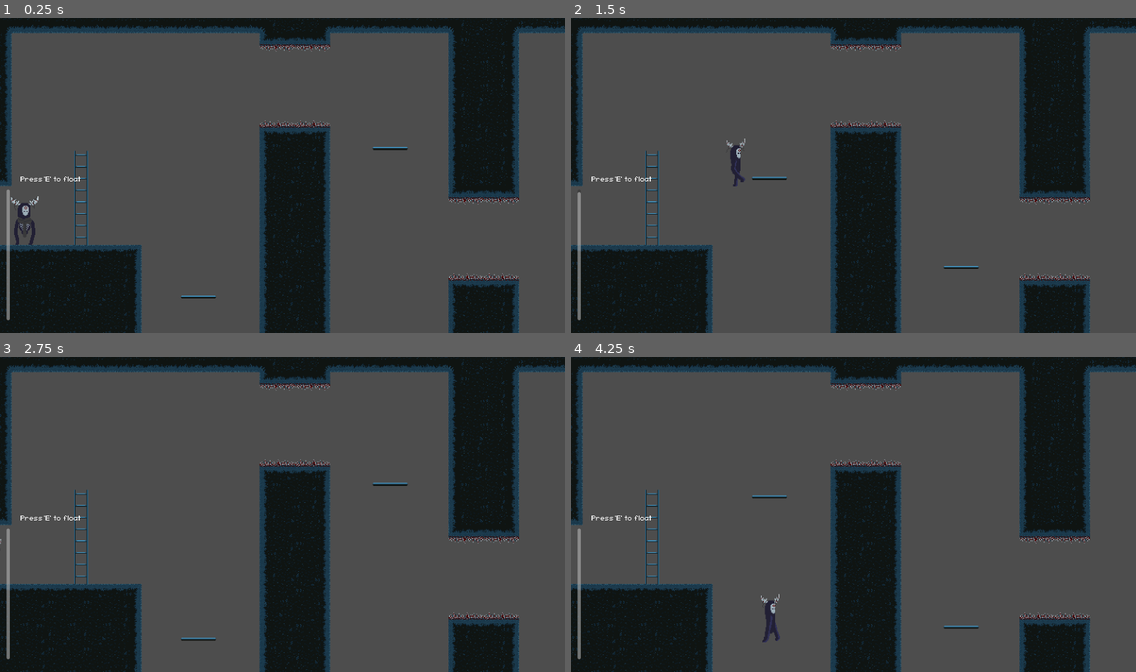
Above: before the commit, frames 1-4 (two rows, left to right).
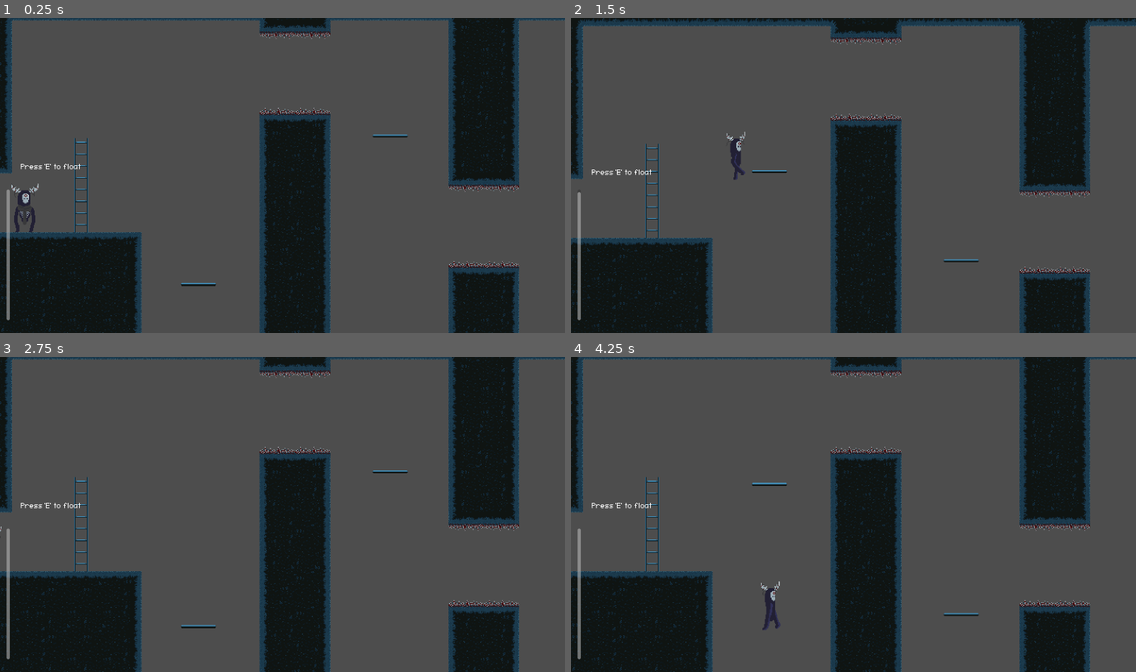
Above: after the commit, the same moments.

Repository: MikeG7v1/Lone-Ghost
Game: Godot game, scene res://scenes/levels/LEVEL_1.tscn
The game is run twice, just before and just after one commit, with the same random seed, the same clock (stepped at 60 frames per second) and the same inputs.
Inputs:
- Up to frame 1 (0.25 s): no input
- Up to frame 2 (1.5 s): tap E (floating) at 0.5, 0.6, 1.25, 1.35 s; hold Right (move_right) from 0.53 s (still down); tap Space (jump) at 0.77 s
- Up to frame 3 (2.75 s): tap Space (jump) at 1.52 s; tap E (floating) at 2, 2.1 s; release Right (move_right) at 2.03 s; hold Left (move_left) from 2.03 s (still down)
- Up to frame 4 (4.25 s): tap E (floating) at 2.75, 2.85, 3.5, 3.6 s; release Left (move_left) at 2.78 s; hold Right (move_right) from 2.78 s (still down); tap Space (jump) at 3.02, 3.77 s

The runs differ from the first frame. In frame 1, 12% of the frame differs, in the area x 0-100%, y 0-100%; in frame 2, 10%; in frame 3, 12%; in frame 4, 12%.

Commit message:
added event bus, changed how camera works
yes

Diff:
--- a/test-level-d/project.godot
+++ b/test-level-d/project.godot
@@ -18,6 +18,10 @@
 run/main_scene="uid://bfmj44fgnd3xl"
 config/features=PackedStringArray("4.6", "GL Compatibility")
 config/icon="res://icon.svg"
+
+[autoload]
+
+EventBus="*uid://cwusd7xnkywcm"
 
 [display]
 
--- /dev/null
+++ b/test-level-d/scenes/areas/room_area.tscn
@@ -0,0 +1,15 @@
+[gd_scene format=3 uid="uid://b1bxylfk28861"]
+
+[ext_resource type="Script" uid="uid://baioeafucmnfk" path="res://scripts/world/room.gd" id="1_mdm1h"]
+
+[sub_resource type="RectangleShape2D" id="RectangleShape2D_2v21j"]
+resource_local_to_scene = true
+size = Vector2(800.2871, 464.65625)
+
+[node name="Area2D" type="Area2D" unique_id=392550451]
+script = ExtResource("1_mdm1h")
+
+[node name="CollisionShape2D" type="CollisionShape2D" parent="." unique_id=1988098075]
+shape = SubResource("RectangleShape2D_2v21j")
+
+[connection signal="body_entered" from="." to="." method="_on_body_entered"]
--- a/test-level-d/scenes/levels/LEVEL_1.tscn
+++ b/test-level-d/scenes/levels/LEVEL_1.tscn
@@ -10,6 +10,7 @@
 [ext_resource type="Script" uid="uid://cqkguq6wsqo5b" path="res://scripts/camera/camera.gd" id="8_7vxkm"]
 [ext_resource type="PackedScene" uid="uid://b0dl7nt0ob1na" path="res://scenes/rooms/room_2.tscn" id="8_n8rrd"]
 [ext_resource type="PackedScene" uid="uid://b7jt5gals6y0l" path="res://scenes/world/ladders/ladder_m.tscn" id="9_tlk7x"]
+[ext_resource type="PackedScene" uid="uid://b1bxylfk28861" path="res://scenes/areas/room_area.tscn" id="11_6vrsv"]
 
 [sub_resource type="TileSetAtlasSource" id="TileSetAtlasSource_6vrsv"]
 texture = ExtResource("1_7vxkm")
@@ -270,6 +271,18 @@
 
 [sub_resource type="WorldBoundaryShape2D" id="WorldBoundaryShape2D_iywne"]
 
+[sub_resource type="RectangleShape2D" id="RectangleShape2D_6vrsv"]
+resource_local_to_scene = true
+size = Vector2(766, 442)
+
+[sub_resource type="RectangleShape2D" id="RectangleShape2D_t62ml"]
+resource_local_to_scene = true
+size = Vector2(810, 418.66406)
+
+[sub_resource type="RectangleShape2D" id="RectangleShape2D_bng1x"]
+resource_local_to_scene = true
+size = Vector2(810.14355, 469.32813)
+
 [node name="GAME" type="Node2D" unique_id=1276797305]
 
 [node name="TileMap" type="TileMap" parent="." unique_id=1341381968]
@@ -392,7 +405,31 @@
 [node name="LADDER_M" parent="." unique_id=2118943579 instance=ExtResource("9_tlk7x")]
 position = Vector2(-290, -64)
 
+[node name="Area2D" parent="." unique_id=1355885242 instance=ExtResource("11_6vrsv")]
+position = Vector2(32, 14)
+
+[node name="CollisionShape2D" parent="Area2D" index="0" unique_id=1988098075]
+position = Vector2(-49, -98)
+shape = SubResource("RectangleShape2D_6vrsv")
+
+[node name="Area2D2" parent="." unique_id=392550451 instance=ExtResource("11_6vrsv")]
+position = Vector2(131, 26)
+
+[node name="CollisionShape2D" parent="Area2D2" index="0" unique_id=1988098075]
+position = Vector2(642, -102.66797)
+shape = SubResource("RectangleShape2D_t62ml")
+
+[node name="Area2D3" parent="." unique_id=1166463037 instance=ExtResource("11_6vrsv")]
+position = Vector2(32, 14)
+
+[node name="CollisionShape2D" parent="Area2D3" index="0" unique_id=1988098075]
+position = Vector2(745, -536)
+shape = SubResource("RectangleShape2D_bng1x")
+
 [connection signal="timeout" from="UI/CanvasLayer/ProgressBar/Timer2" to="UI/CanvasLayer/ProgressBar" method="_on_timer_2_timeout"]
 
 [editable path="PLAYER"]
 [editable path="ROOM 2"]
+[editable path="Area2D"]
+[editable path="Area2D2"]
+[editable path="Area2D3"]
--- /dev/null
+++ b/test-level-d/scripts/autoloads/EventBus.gd
@@ -0,0 +1,3 @@
+extends Node
+
+signal camera_limit_changed(new_limits: Rect2i)
--- a/test-level-d/scripts/camera/camera.gd
+++ b/test-level-d/scripts/camera/camera.gd
@@ -1,18 +1,10 @@
 extends Camera2D
 
-const SCREEN_SIZE := Vector2(320, 180)
-var cur_screen := Vector2(0,0)
+func _ready() -> void:
+	EventBus.camera_limit_changed.connect(_on_camera_limit_changed)
 
-func _update_screen( new_screen: Vector2 ):
-	cur_screen = new_screen
-	global_position = cur_screen * SCREEN_SIZE + SCREEN_SIZE * 0.5
-
-func _ready() -> void:
-	set_as_top_level(true)
-	global_position = get_parent().global_position
-	_update_screen( cur_screen )
-
-func _process(delta: float) -> void:
-	var parent_screen: Vector2 = ( get_parent().global_position / SCREEN_SIZE).floor()
-	if not parent_screen.is_equal_approx( cur_screen):
-		_update_screen(parent_screen)
+func _on_camera_limit_changed(new_limits: Rect2i) -> void:
+	limit_left = new_limits.position.x
+	limit_top = new_limits.position.y
+	limit_right = new_limits.end.x
+	limit_bottom = new_limits.end.y
--- /dev/null
+++ b/test-level-d/scripts/world/room.gd
@@ -0,0 +1,8 @@
+extends Area2D
+
+@onready var collision_shape = $CollisionShape2D
+
+func _on_body_entered(body: CharacterBody2D) -> void:
+	var shape = collision_shape.shape as RectangleShape2D
+	var rect = Rect2(collision_shape.global_position - shape.size /2, shape.size)
+	EventBus.camera_limit_changed.emit(rect)
Not shown, added: test-level-d/scripts/autoloads/EventBus.gd.uid
Binary file removed: test-level-d/scripts/camera/WASTELAND_TILESET_V1.png
Not shown, removed: test-level-d/scripts/camera/WASTELAND_TILESET_V1.png.import
Not shown, added: test-level-d/scripts/world/room.gd.uid
